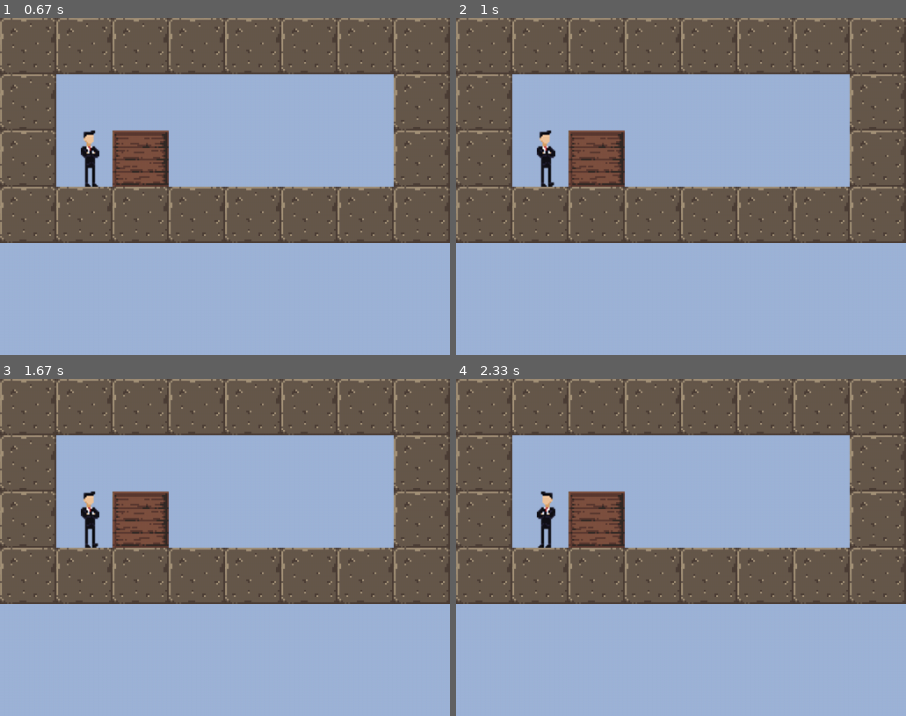
Above: before the commit, frames 1-4 (two rows, left to right).
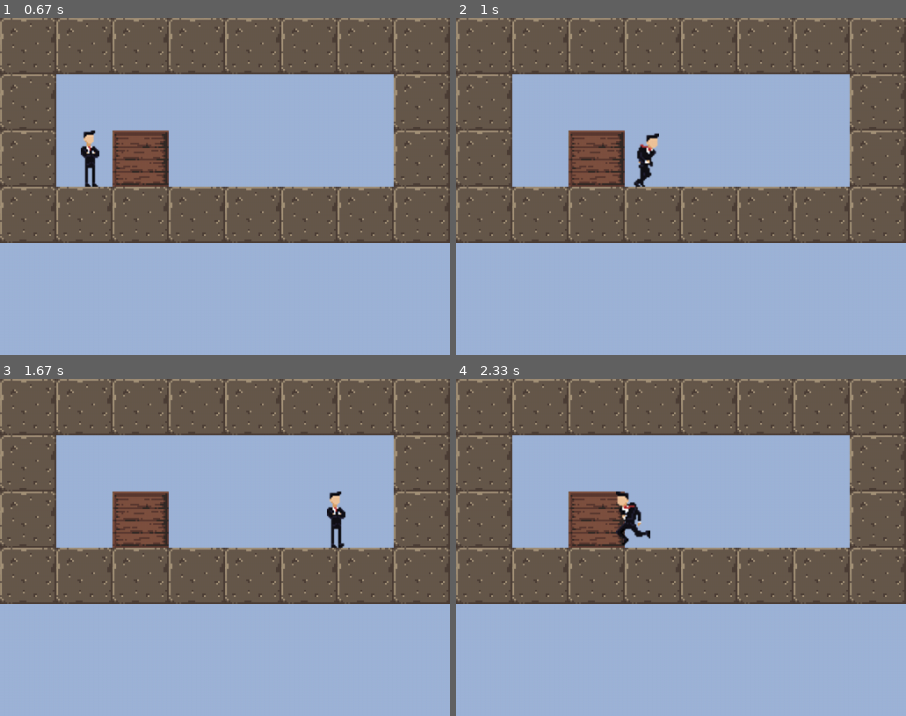
Above: after the commit, the same moments.

Repository: jakubkrysakowski/kuba-pygame1
Game: pygame game, started from main.py
Same seed, same stepped clock (60 frames per second), same inputs: the game is played once before the commit and once after it.
Inputs (mouse positions are % of the whole screen's width and height, from its top left):
- Up to frame 1 (0.67 s): click "Level Test" at 0.38 s
- Up to frame 2 (1 s): hold Right from 0.67 s (still down); move the mouse to (65, 15) at 0.7 s
- Up to frame 3 (1.67 s): release Right at 1.13 s; hold Right 1.17-1.63 s
- Up to frame 4 (2.33 s): hold Left 1.67-2.2 s; hold Left from 2.23 s (still down)
The pictures show only the part of the screen within x 0-50%, y 0-50%; the shares and areas given below are measured in that part.

Frame 1 is identical in both runs. In frame 2, 0.9% of the frame differs, in the area x 17-46%, y 33-51%; in frame 3, 0.9%; in frame 4, 1.0%, in the area x 17-44%, y 33-51%.

Commit message:
next features

Diff:
--- a/game.py
+++ b/game.py
@@ -7,24 +7,44 @@
 class Game(object):
     level = None
 
-    PLAYER_TILE_IDLE_A1_LEFT = 0
-    PLAYER_TILE_IDLE_A2_LEFT = 1
-    PLAYER_TILE_IDLE_A1_RIGHT = 2
-    PLAYER_TILE_IDLE_A2_RIGHT = 3
+    PLAYER_IDLE_LEFT = 0
+    PLAYER_IDLE_RIGHT = 1
+    PLAYER_WALK_LEFT = 2
+    PLAYER_WALK_RIGHT = 3
 
     PLAYER_SEQUENCE_LENGTH_IDLE = 2
+    PLAYER_SEQUENCE_LENGTH_WALK = 2
 
     PLAYER_TILES_CHANGE_SPEED = 0.005
 
     player_textures = {
-        PLAYER_TILE_IDLE_A1_LEFT: pygame.image.load('./images/character/idleA1.png'),
-        PLAYER_TILE_IDLE_A2_LEFT: pygame.image.load('./images/character/idleA2.png'),
-        PLAYER_TILE_IDLE_A1_RIGHT: pygame.transform.flip(pygame.image.load('./images/character/idleA1.png'), True, False),
-        PLAYER_TILE_IDLE_A2_RIGHT: pygame.transform.flip(pygame.image.load('./images/character/idleA2.png'), True, False)
+        PLAYER_IDLE_LEFT: [
+            pygame.image.load('./images/character/idleA1.png'),
+            pygame.image.load('./images/character/idleA2.png')
+        ],
+
+        PLAYER_IDLE_RIGHT: [
+            pygame.transform.flip(pygame.image.load('./images/character/idleA1.png'), True, False),
+            pygame.transform.flip(pygame.image.load('./images/character/idleA2.png'), True, False)
+        ],
+
+        PLAYER_WALK_LEFT: [
+            pygame.image.load('./images/character/walkA1.png'),
+            pygame.image.load('./images/character/walkA2.png')
+        ],
+
+        PLAYER_WALK_RIGHT: [
+            pygame.transform.flip(pygame.image.load('./images/character/walkA1.png'), True, False),
+            pygame.transform.flip(pygame.image.load('./images/character/walkA2.png'), True, False)
+        ]
+
     }
 
+    # TODO: player class
     player_position = (0,0)
     player_facing = 1
+    player_is_walking = False
+    player_speed = 5
 
     def __init__(self, level):
         self.screen = pygame.display.get_surface()
@@ -36,19 +56,25 @@
         self.player_facing = level.initial_player_facing
 
     def getPlayerTile(self, dt):
-        # FOR IDLE
-        sequence_frame = int((math.floor(pygame.time.get_ticks() * self.PLAYER_TILES_CHANGE_SPEED) % self.PLAYER_SEQUENCE_LENGTH_IDLE))
+        # defaults
+        sequence_frame = 0
+        tile_group = tile_group = self.PLAYER_IDLE_RIGHT
 
-        if self.player_facing >= 0 and sequence_frame == 0:
-            tile_index = self.PLAYER_TILE_IDLE_A1_RIGHT
-        elif self.player_facing >= 0 and sequence_frame == 1:
-            tile_index = self.PLAYER_TILE_IDLE_A2_RIGHT
-        elif self.player_facing < 0 and sequence_frame == 0:
-            tile_index = self.PLAYER_TILE_IDLE_A1_LEFT
-        else:
-            tile_index = self.PLAYER_TILE_IDLE_A2_LEFT
+        if self.player_is_walking:
+            sequence_frame = int((math.floor(pygame.time.get_ticks() * self.PLAYER_TILES_CHANGE_SPEED) % self.PLAYER_SEQUENCE_LENGTH_WALK))
+            if self.player_facing >= 0:
+                tile_group = self.PLAYER_WALK_RIGHT
+            else:
+                tile_group = self.PLAYER_WALK_LEFT
+        else: # Idle
+            sequence_frame = int((math.floor(pygame.time.get_ticks() * self.PLAYER_TILES_CHANGE_SPEED) % self.PLAYER_SEQUENCE_LENGTH_IDLE))
 
-        return self.player_textures[tile_index]
+            if self.player_facing >= 0:
+                tile_group = self.PLAYER_IDLE_RIGHT
+            else:
+                tile_group = self.PLAYER_IDLE_LEFT
+
+        return self.player_textures[tile_group][sequence_frame]
 
     def drawBackground(self):
         if self.level.background_color != None:
@@ -56,6 +82,10 @@
 
         if self.level.background_image != None:
             self.screen.blit(self.level.background_image, (0,0))
+
+    def drawForeground(self):
+        if self.level.foreground_image != None:
+            self.screen.blit(self.level.foreground_image, (0,0))
 
     def drawObjects(self, dt):
         for row in range(self.level.MAPHEIGHT):
@@ -71,23 +101,29 @@
         for event in pygame.event.get():
             if event.type == pygame.QUIT or event.type == pygame.KEYUP and event.key == pygame.K_ESCAPE:
                 self.done = True
-                #pygame.quit()
-                #return
 
     def update(self, dt):
+        self.player_is_walking = False
+
         if pygame.key.get_pressed()[pygame.K_LEFT] != 0:
             self.player_facing = -1;
+            self.player_is_walking = True
 
         if pygame.key.get_pressed()[pygame.K_RIGHT] != 0:
             self.player_facing = 1;
+            self.player_is_walking = True
 
-        if pygame.mouse.get_pressed()[0]:
-            print(pygame.mouse.get_pos()) #debug
+        #if pygame.mouse.get_pressed()[0]:
+        #    print(pygame.mouse.get_pos()) #debug
+
+        if (self.player_is_walking):
+            self.player_position = (self.player_position[0] + (self.player_speed * self.player_facing), self.player_position[1])
 
     def draw(self, dt):
         self.drawBackground()
         self.drawObjects(dt)
         self.drawPlayer(dt)
+        self.drawForeground()
         pygame.display.flip()
 
     def main_loop(self):
--- a/levels/level1.py
+++ b/levels/level1.py
@@ -9,6 +9,7 @@
 
     background_color = None
     background_image = None
+    foreground_image = None
     textures = {}
     tilemap = []
 
@@ -18,3 +19,4 @@
 
     def __init__(self, pygame):
         self.background_image = pygame.image.load('./images/home_background.png')
+        self.foreground_image = pygame.image.load('./images/home_foreground.png')
--- a/levels/level_test.py
+++ b/levels/level_test.py
@@ -12,6 +12,7 @@
 
     background_color = (158, 180, 216)
     background_image = None
+    foreground_image = None
     textures = {}
 
     tilemap = [
Binary file added: images/character/walkA1.png
Binary file added: images/character/walkA2.png
Binary file added: images/home_foreground.png
Not shown, changed: game.pyc
Not shown, changed: levels/level1.pyc
Not shown, changed: levels/level_test.pyc
